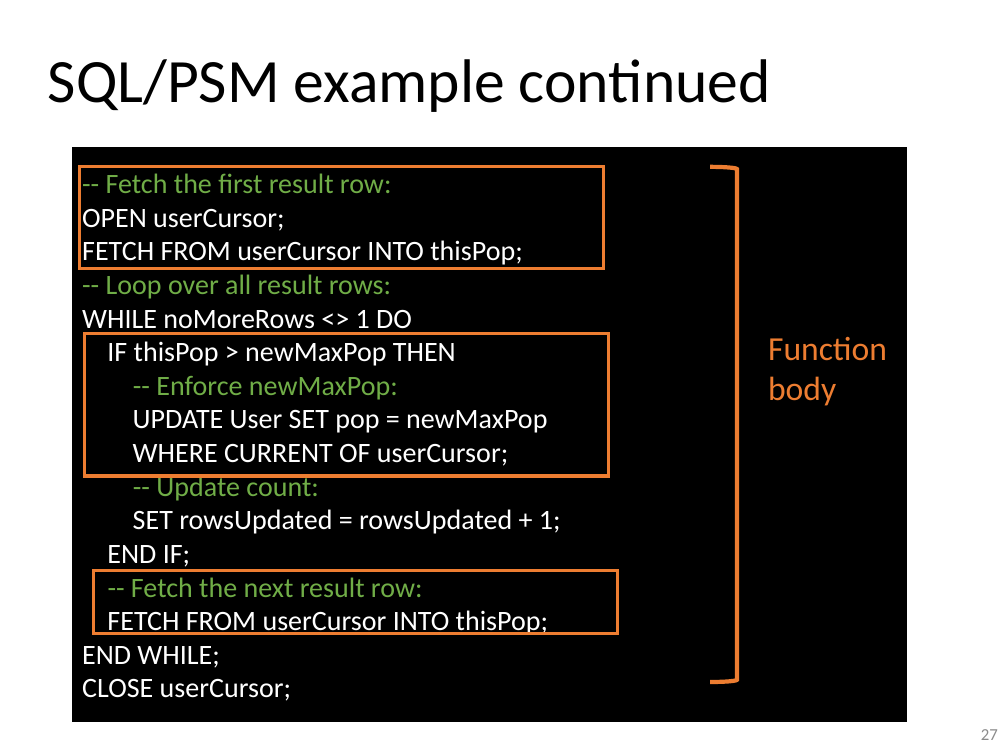
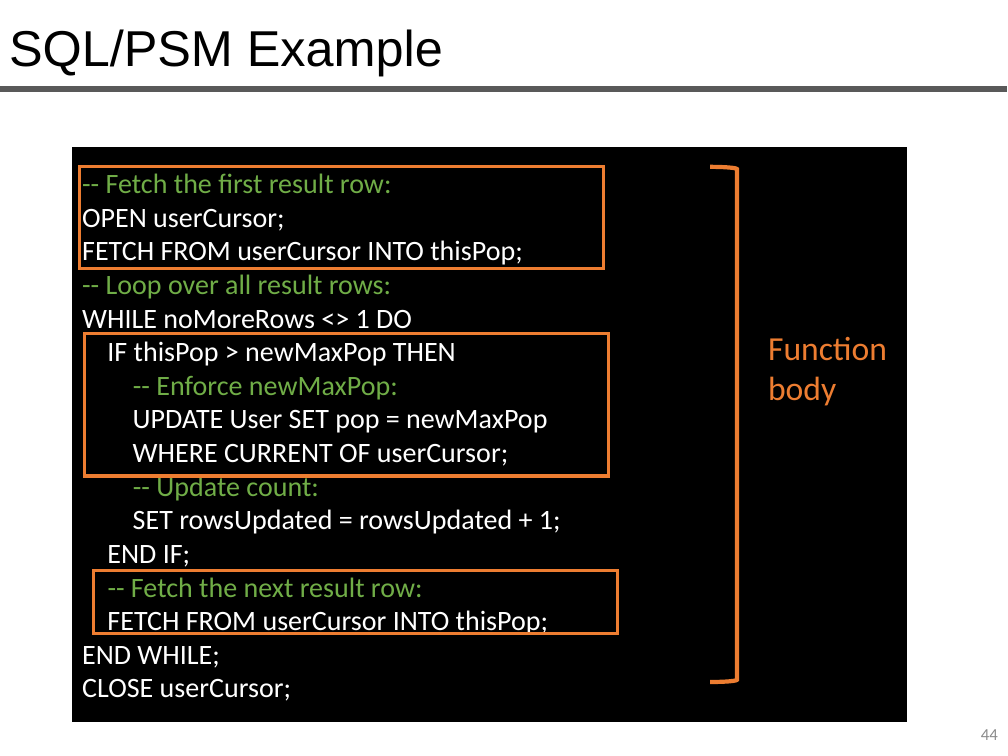
Before and after one commit to queryproc/slides, a slide deck: slide 44 of 06-sql-partIV-slides.pptx (slide 27 before the commit). Drawn at 1008x756 pixels with LibreOffice and Linux fonts; fonts in the diff are those of the drawing. Boxes give left, top, right and bottom in pixels: in the first picture for what was removed or moved away, otherwise in the second. Text is boxed around its words. In the diff, an @@ line names an element or a change of style, - is before the commit and + after.

```diff
--- a/06-sql-partIV-slides.pptx
+++ b/06-sql-partIV-slides.pptx
@@ title at (9, 29, 443, 76): text changed; size 44 to 36 pt; font Calibri to Arial @@
-SQL/PSM example continued
+SQL/PSM Example
@@ line added from (0, 89) to (1007, 89), #595959 4.5 pt @@
@@ page number at (981, 729, 998, 740): text changed @@
-27
+44
```
Also in this commit, not shown: 15 other slides changed, 39 slides added, 28 slides removed, 1 other file.
